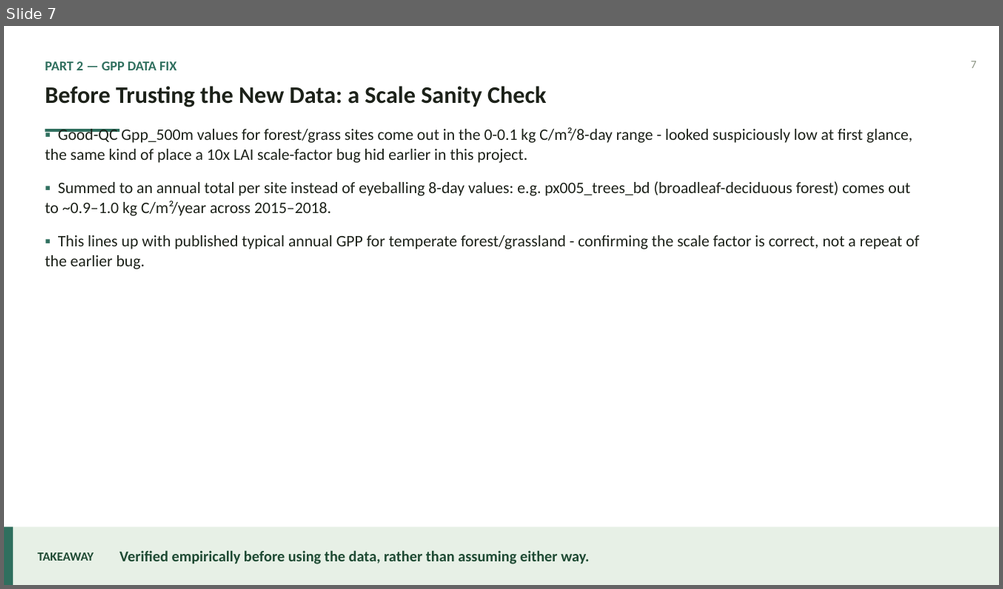
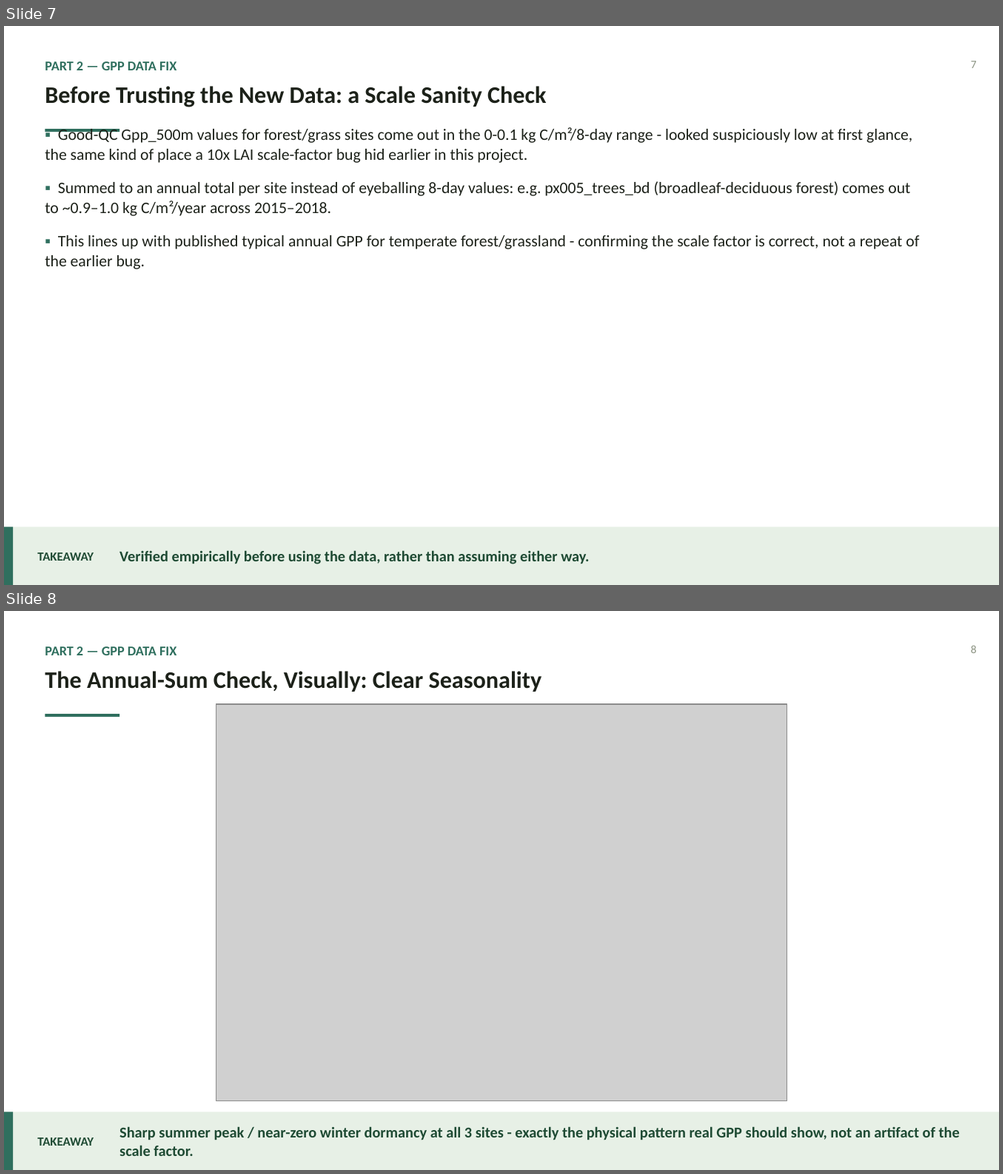
Before and after one commit to zhanghchen/Chronos2-vegetation-forecasting, a slide deck: presentations/GPP_vs_LAI_Progress_Update/GPP_vs_LAI_Progress_Update.pptx. Shown one above the other, each under a label of ours: slide 7 before the commit, slides 7 and 8 after it. The pictures are 1003x589 and 1003x1174 pixels, drawn with LibreOffice and Linux fonts; fonts in the diff are those of the drawing; grey boxes stand for pictures. Boxes give left, top, right and bottom in pixels: in the first picture for what was removed or moved away, otherwise in the second. Text is boxed around its words. In the diff, an @@ line names an element or a change of style, - is before the commit and + after.

```diff
--- a/presentations/GPP_vs_LAI_Progress_Update/GPP_vs_LAI_Progress_Update.pptx
+++ b/presentations/GPP_vs_LAI_Progress_Update/GPP_vs_LAI_Progress_Update.pptx
@@ slide 8 added at [4, 611, 999, 1170], background #FFFFFF @@
@@ text added at [45, 647, 176, 655], 13 pt, text #2F6F5E, bold @@
+PART 2 — GPP DATA FIX
@@ text added at [970, 645, 976, 653], 11 pt, text #8B9382 @@
+8
@@ text added at [45, 671, 542, 692], 23 pt, text #1C2119, bold @@
+The Annual-Sum Check, Visually: Clear Seasonality
@@ rectangle added at [45, 714, 119, 717], fill #2F6F5E @@
@@ picture added at [216, 704, 788, 1101] @@
@@ rectangle added at [4, 1113, 999, 1170], fill #E7F0E6 @@
@@ rectangle added at [4, 1113, 13, 1170], fill #2F6F5E @@
@@ text added at [37, 1138, 94, 1146], 12 pt, text #1E4A33, bold @@
+TAKEAWAY
@@ text added at [119, 1127, 959, 1156], 14.5 pt, text #1E4A33, bold @@
+Sharp summer peak / near-zero winter dormancy at all 3 sites - exactly the physical pattern real GPP should show, not an artifact of the scale factor.
```
Also in this commit, not shown: 3 slides changed, 1 other slide added, 9 other files.
